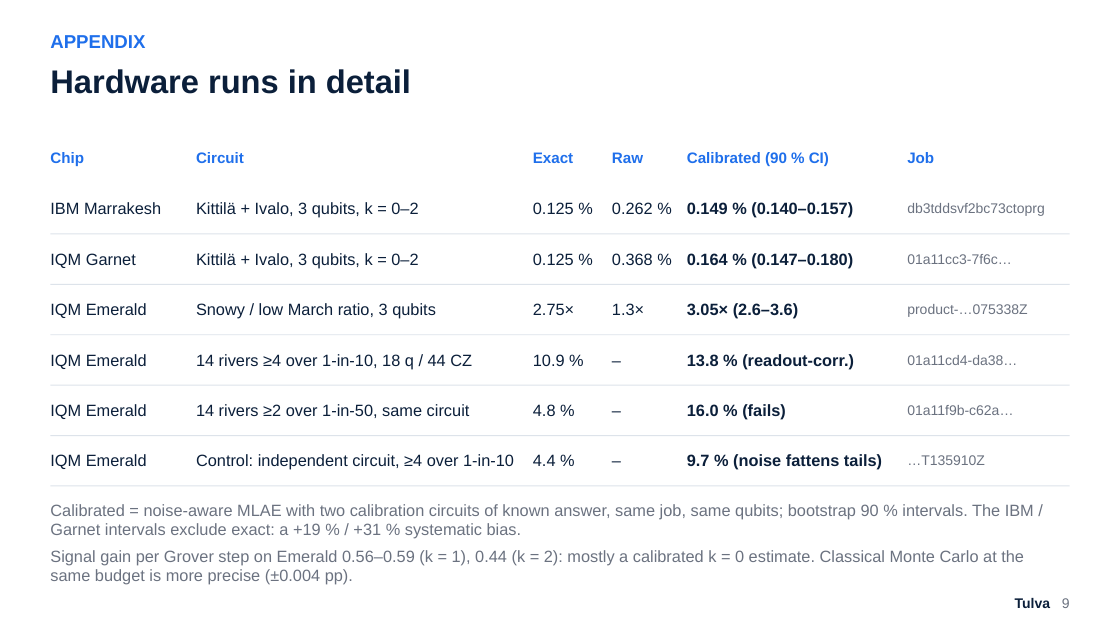
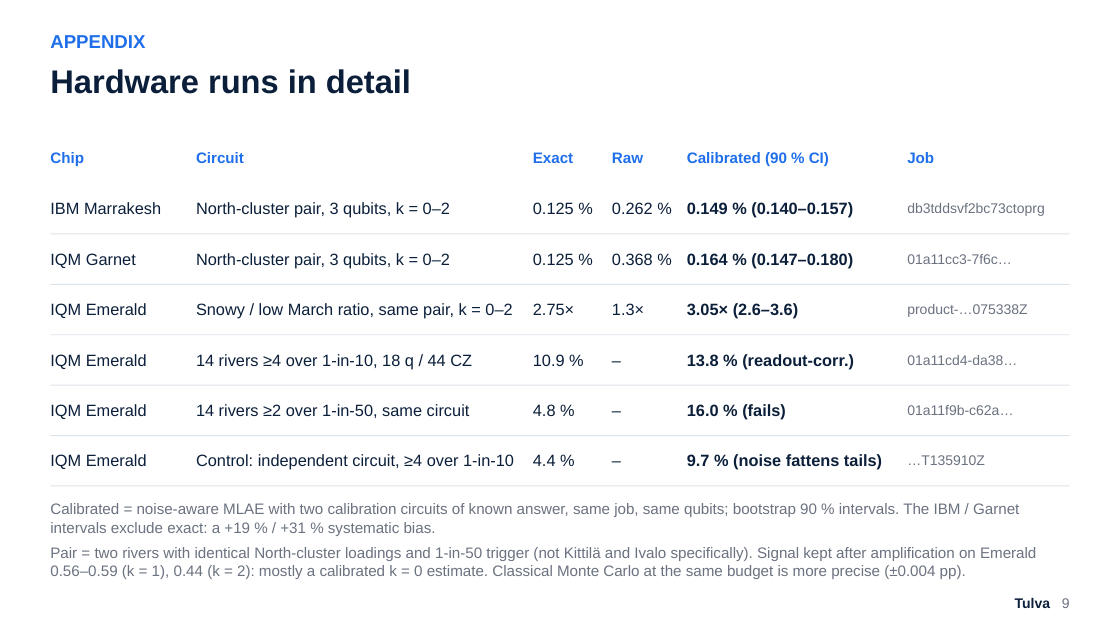
Before and after one commit to Zawaer/tulva, a slide deck: slide 9 of deck/Tulva_QxF2026.pptx. Drawn at 1120x630 pixels with LibreOffice and Linux fonts; fonts in the diff are those of the drawing. Boxes give left, top, right and bottom in pixels: in the first picture for what was removed or moved away, otherwise in the second. Text is boxed around its words. In the diff, an @@ line names an element or a change of style, - is before the commit and + after.

```diff
--- a/deck/Tulva_QxF2026.pptx
+++ b/deck/Tulva_QxF2026.pptx
@@ text at (196,202,450,218): text changed @@
-Kittilä + Ivalo, 3 qubits, k = 0–2
+North-cluster pair, 3 qubits, k = 0–2
@@ text at (196,253,450,268): text changed @@
-Kittilä + Ivalo, 3 qubits, k = 0–2
+North-cluster pair, 3 qubits, k = 0–2
@@ text at (196,303,512,319): text changed @@
-Snowy / low March ratio, 3 qubits
+Snowy / low March ratio, same pair, k = 0–2
@@ text at (50,503,1019,536): size 14 to 13 pt in "Calibrated = noise-aware MLAE with two calibration ..." @@
@@ text at (50,547,1036,579): text changed; size 14 to 13 pt @@
-Signal gain per Grover step on Emerald 0.56–0.59 (k = 1), 0.44 (k = 2): mostly a calibrated k = 0 estimate. Classical Monte Carlo at the same budget is more precise (±0.004 pp).
+Pair = two rivers with identical North-cluster loadings and 1-in-50 trigger (not Kittilä and Ivalo specifically). Signal kept after amplification on Emerald 0.56–0.59 (k = 1), 0.44 (k = 2): mostly a calibrated k = 0 estimate. Classical Monte Carlo at the same budget is more precise (±0.004 pp).
```
Also in this commit, not shown: 5 other slides changed, 29 other files.
